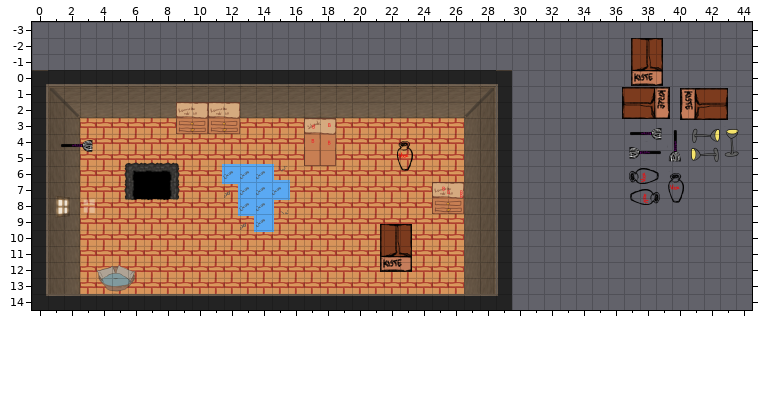
Level history. Tiled map: gdx-kitten-rescue/src/main/resources/data/maps/ErsteTestMap.tmx. The picture above is the old version.
Cells are 64x64 px. Shown: x 0..44, y -3..14.
After:
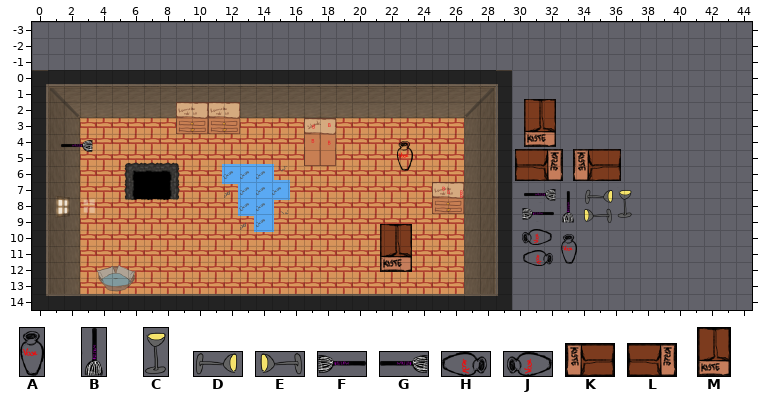
Key: from "Fallobjekte Kopie_128px": A 0, B 1, C 2; from "Fallobjekte Kopie_258_px": D 0, E 1, F 2, G 3, H 4, J 5; from "Kiste_Liegend_Halbe_groesse": K 0, L 1; from "Kiste_stehend_halbe_groesse": M 0.
Objects are placed by their top-left corner, in cells (3,4 is the top-left corner of cell 3,4); size is 1x1 cell unless given.
Difference:
Layer "actionlayer":
changed: M "catbox" at 37.4,-2 size 2x3 -> M "catbox" at 30.8,1.8 size 2x3
changed: L "catbox" at 36.9,1.1 size 3x2 -> L "catbox" at 30.2,4.9 size 3x2
changed: K "catbox" at 40.5,1.1 size 3x2 -> K "catbox" at 33.8,5 size 3x2
changed: G "broom" at 37.4,3.5 size 2x1 -> G "broom" at 30.7,7.3 size 2x1
changed: D "lamp" at 41.2,3.6 size 2x1 -> D "lamp" at 34.5,7.5 size 2x1
changed: C "lamp" at 43.2,3.5 size 1x2 -> C "lamp" at 36.6,7.3 size 1x2
changed: F "broom" at 37.3,4.7 size 2x1 -> F "broom" at 30.6,8.5 size 2x1
changed: B "broom" at 39.7,3.7 size 1x2 -> B "broom" at 33,7.6 size 1x2
changed: E "lamp" at 41,4.8 size 2x1 -> E "lamp" at 34.3,8.6 size 2x1
changed: J "vase" at 37.2,6.1 size 2x1 -> J "vase" at 30.5,10 size 2x1
changed: A "vase" at 39.7,6.3 size 1x2 -> A "vase" at 33.1,10.1 size 1x2
changed: H "vase" at 37.4,7.4 size 2x1 -> H "vase" at 30.7,11.2 size 2x1
